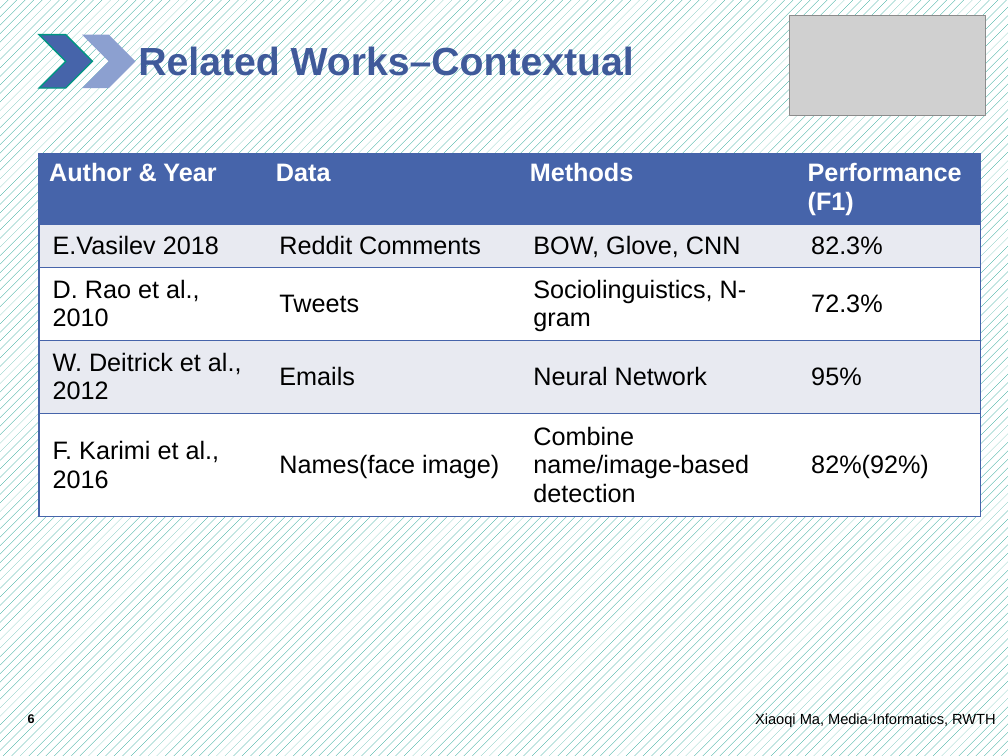
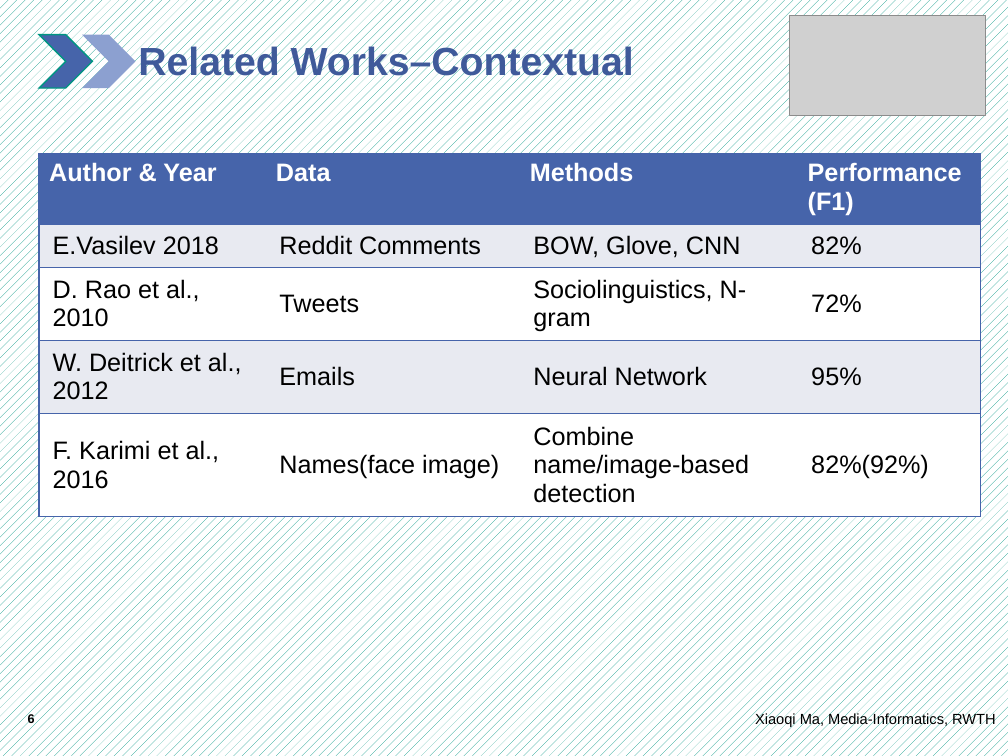
Before and after one commit to XiaoqiMa/Semenar, a slide deck: slide 6 of gender_detection_on_the_web_final.pptx. Drawn at 1008x756 pixels with LibreOffice and Linux fonts; fonts in the diff are those of the drawing; grey boxes stand for pictures; background and template pictures are left out. Boxes give left, top, right and bottom in pixels: in the first picture for what was removed or moved away, otherwise in the second. Text is boxed around its words. In the diff, an @@ line names an element or a change of style, - is before the commit and + after.

```diff
--- a/gender_detection_on_the_web_final.pptx
+++ b/gender_detection_on_the_web_final.pptx
@@ table at [39,154,981,517] @@
-row 2, column 4: 82.3%
+row 2, column 4: 82%
-row 3, column 4: 72.3%
+row 3, column 4: 72%
```
Also in this commit, not shown: 5 other slides changed, 1 other file.
